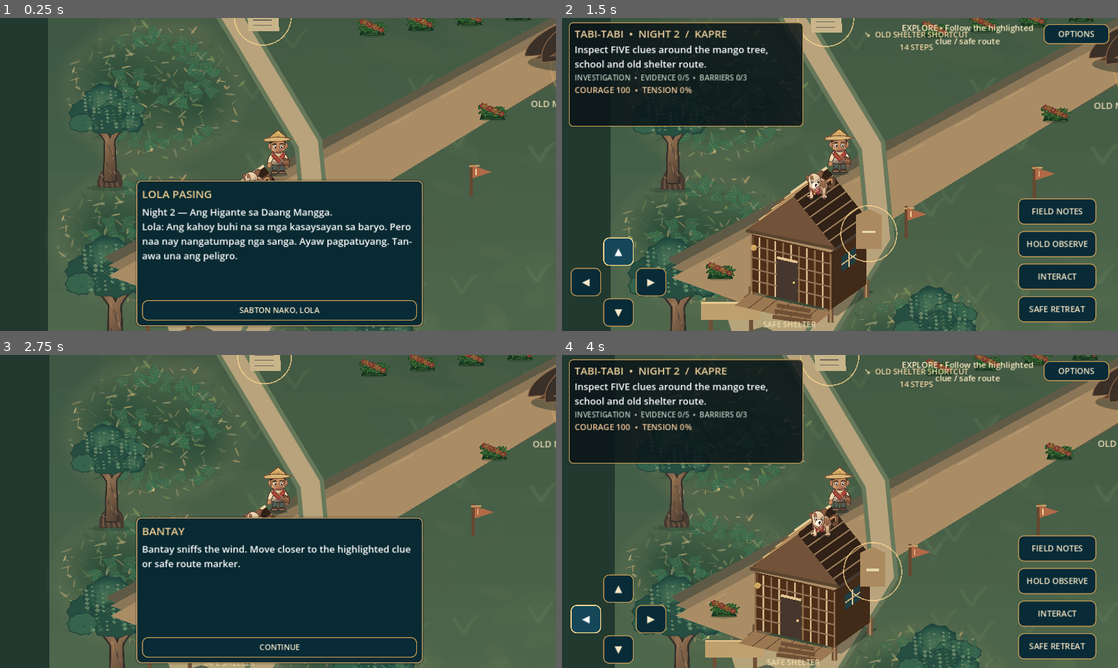
Above: before the commit, frames 1-4 (two rows, left to right).
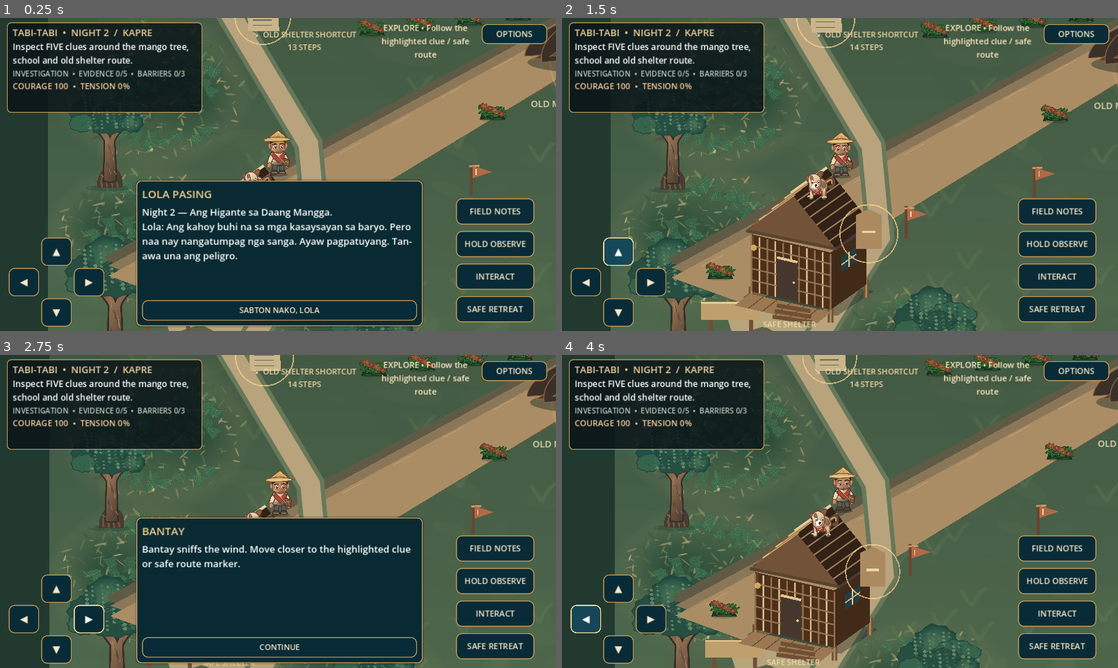
Above: after the commit, the same moments.

Repository: LokiJ07/Tabi-tabi
Game: Godot game, scene res://scenes/night02.tscn
Two runs of this game, one before a commit and one after it. Both use one fixed random seed, a clock stepped at 60 frames per second and the inputs below. This scene is started directly instead of the project's main scene.
Inputs (mouse positions are in pixels of both pictures, inside the frame that each line leads up to):
- Up to frame 1 (0.25 s): no input
- Up to frame 2 (1.5 s): click "SABTON NAKO, LOLA" at 0.5 s; click "▲" at 1.25 s
- Up to frame 3 (2.75 s): tap Enter (ui_accept) at 2, 2.27 s; move the mouse to (400, 495) at 2.02 s; hold Right (ui_right) from 2.03 s (still down); click (400, 495) at 2.17 s
- Up to frame 4 (4 s): release Right (ui_right) at 2.75 s; click "CONTINUE" at 2.75 s; click "◀" at 3.5 s

The runs differ from the first frame. In frame 1, 18% of the frame differs, in the area x 1-100%, y 0-99%; in frame 2, 8.6%; in frame 3, 18%; in frame 4, 8.7%.
Error after the commit: Invalid call. Nonexistent function 'set_tension' in base 'Node (night02_ambience.gd)'. (res://scripts/night02_main.gd:207)

Commit message:
feat(night2): unify tactile tension FX, compact HUD and separate objective/waypoint prompts

Diff:
--- a/scripts/night02_main.gd
+++ b/scripts/night02_main.gd
@@ -11,6 +11,7 @@
 const Night02Ambience = preload("res://scripts/audio/night02_ambience.gd")
 const ConnectedWorld = preload("res://scripts/core/connected_world.gd")
 const SharedHUD = preload("res://scripts/ui/shared_hud.gd")
+const SharedAtmosphere = preload("res://scripts/visuals/shared_immersive_atmosphere.gd")
 const MANGO: Texture2D = preload("res://assets/night02/old_mango_tree.svg")
 const KAPRE: Texture2D = preload("res://assets/night02/kapre.svg")
 const BARRIER: Texture2D = preload("res://assets/night02/closed_path_barrier.svg")
@@ -89,6 +90,7 @@
 var save_error: AcceptDialog
 var ending_panel: PanelContainer
 var ambient_sound: Node
+var atmosphere_fx
 var debug_dusk_preview := false
 var debug_night_reveal := false # QA only, never saved
 var elapsed := 0.0
@@ -202,6 +204,10 @@
 	danger.text = "COURAGE %d  •  TENSION %d%%" % [roundi(story.courage), roundi(story.alarm * 100.0)]
 	if ambient_sound != null:
 		ambient_sound.set_night_stage(_light_stage())
+		ambient_sound.set_tension(story.alarm)
+	if atmosphere_fx != null:
+		var pressure := maxf(story.alarm,(100.0-story.courage)/100.0*.75)
+		atmosphere_fx.configure(2,_light_stage(),pressure,prefs.reduced_motion)
 	_sync_gameplay_hud()
 	queue_redraw()
 
@@ -580,6 +586,12 @@
 
 
 func _build_ui() -> void:
+	var fx_layer := CanvasLayer.new()
+	fx_layer.name = "SharedNightAtmosphere"
+	fx_layer.layer = 5 # below the chapter HUD and dialogue at layer 6
+	add_child(fx_layer)
+	atmosphere_fx = SharedAtmosphere.new()
+	fx_layer.add_child(atmosphere_fx)
 	hud = CanvasLayer.new()
 	hud.name = "Night2HUD"
 	hud.layer = 6
@@ -597,13 +609,13 @@
 	var status := PanelContainer.new()
 	status.name = "ObjectiveCard"
 	status.anchor_left = 0.0
-	status.anchor_right = 0.44
+	status.anchor_right = 0.37
 	status.anchor_top = 0.0
 	status.anchor_bottom = 0.0
 	status.offset_left = 16.0
 	status.offset_right = -8.0
 	status.offset_top = 10.0
-	status.offset_bottom = 250.0
+	status.offset_bottom = 218.0
 	SharedHUD.style_status_panel(status)
 	gameplay_controls.add_child(status)
 	var stack := VBoxContainer.new()
@@ -611,13 +623,13 @@
 	status.add_child(stack)
 	var heading := Label.new()
 	heading.text = "TABI-TABI  •  NIGHT 2  /  KAPRE"
-	heading.add_theme_font_size_override("font_size", 24)
+	heading.add_theme_font_size_override("font_size", 22)
 	heading.add_theme_color_override("font_color", Color("#f0d19c"))
 	stack.add_child(heading)
 	objective = Label.new()
 	objective.name = "ObjectiveText"
 	objective.autowrap_mode = TextServer.AUTOWRAP_WORD_SMART
-	objective.add_theme_font_size_override("font_size", roundi(22.0*prefs.text_scale))
+	objective.add_theme_font_size_override("font_size", roundi(20.0*prefs.text_scale))
 	stack.add_child(objective)
 	subtitle = Label.new()
 	subtitle.add_theme_font_size_override("font_size", 17)
@@ -630,8 +642,8 @@
 	stack.add_child(danger)
 	waypoint_label = Label.new()
 	waypoint_label.name = "NextLocationCompass"
-	waypoint_label.anchor_left = .475
-	waypoint_label.anchor_right = .80
+	waypoint_label.anchor_left = .445
+	waypoint_label.anchor_right = .65
 	waypoint_label.anchor_top = .035
 	waypoint_label.anchor_bottom = .135
 	waypoint_label.horizontal_alignment = HORIZONTAL_ALIGNMENT_CENTER
@@ -651,7 +663,7 @@
 	gameplay_controls.add_child(progress)
 	interaction_hint = Label.new()
 	interaction_hint.name = "InteractionHint"
-	interaction_hint.anchor_left = .60
+	interaction_hint.anchor_left = .67
 	interaction_hint.anchor_right = .86
 	interaction_hint.anchor_top = 0.0
 	interaction_hint.anchor_bottom = 0.0
